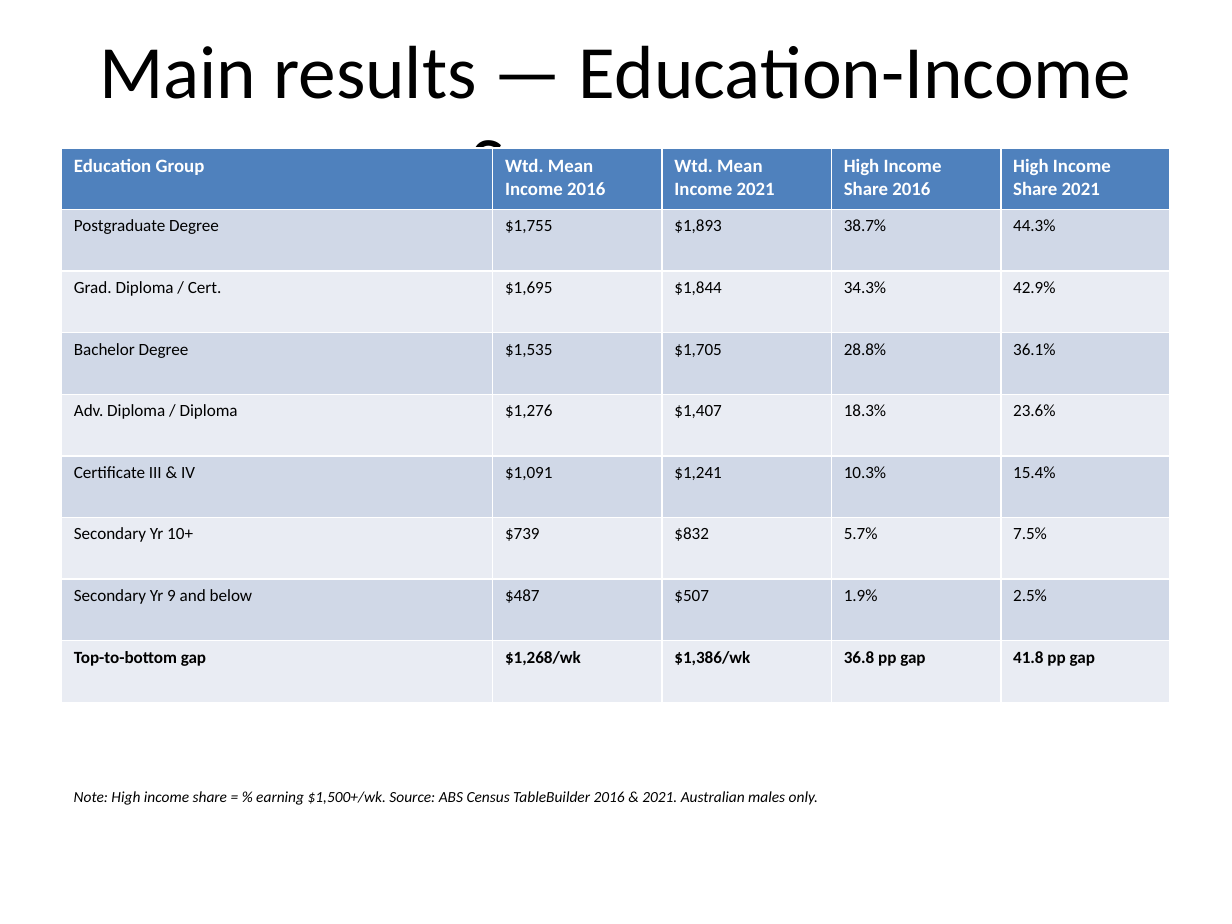
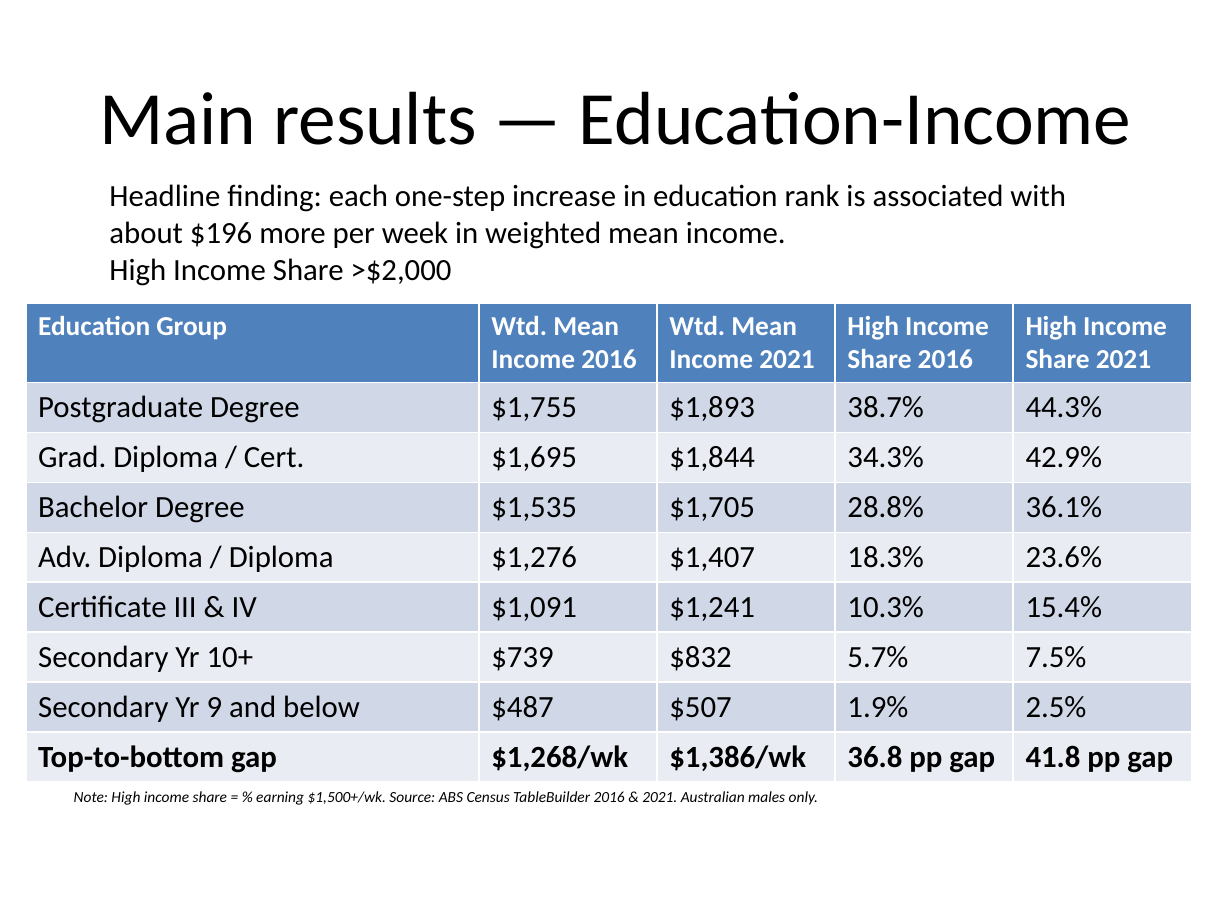
Before and after one commit to glew0008/ecc3479-project, a slide deck: slide 5 of slides/Education_and_Income_Presentation_cleaned.pptx. Drawn at 1232x924 pixels with LibreOffice and Linux fonts; fonts in the diff are those of the drawing. Boxes give left, top, right and bottom in pixels: in the first picture for what was removed or moved away, otherwise in the second. Text is boxed around its words. In the diff, an @@ line names an element or a change of style, - is before the commit and + after.

```diff
--- a/slides/Education_and_Income_Presentation_cleaned.pptx
+++ b/slides/Education_and_Income_Presentation_cleaned.pptx
@@ title at <box>99,91,1131,145</box>: text changed @@
-Main results — Education-Income Summary
+Main results — Education-Income
@@ text added at <box>109,184,1066,286</box>, 18 pt, text #000000 @@
+Headline finding: each one-step increase in education rank is associated with about $196 more per week in weighted mean income.
+High Income Share >$2,000
@@ table at <box>26,303,1194,777</box> @@
@@ size 11 to 16 pt in "Education Group", "Wtd. Mean Income 2016", "Wtd. Mean Income 2021", "High Income Share 2016" and 1 more places @@
@@ size 10 to 18 pt in "Postgraduate Degree", "$1,755", "$1,893", "38.7%" and 36 more places @@
@@ table: place and size @@
-table at <box>62,148,1173,771</box>
+table at <box>26,303,1194,777</box>
```
Also in this commit, not shown: 7 other slides changed, 1 slide added, 3 slides removed.
